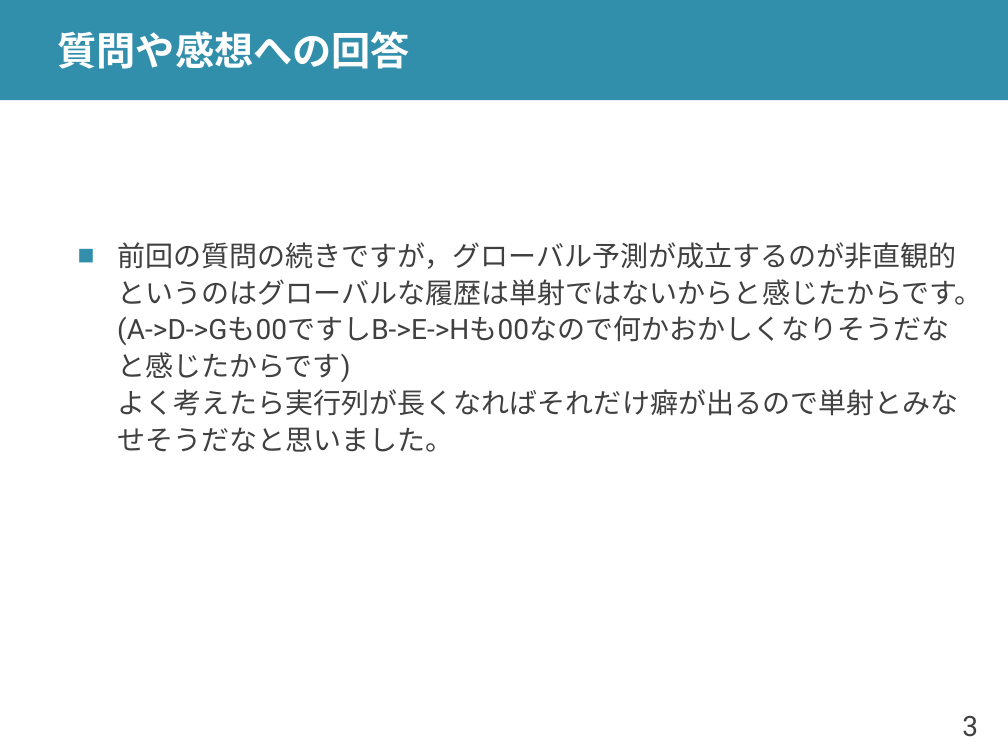
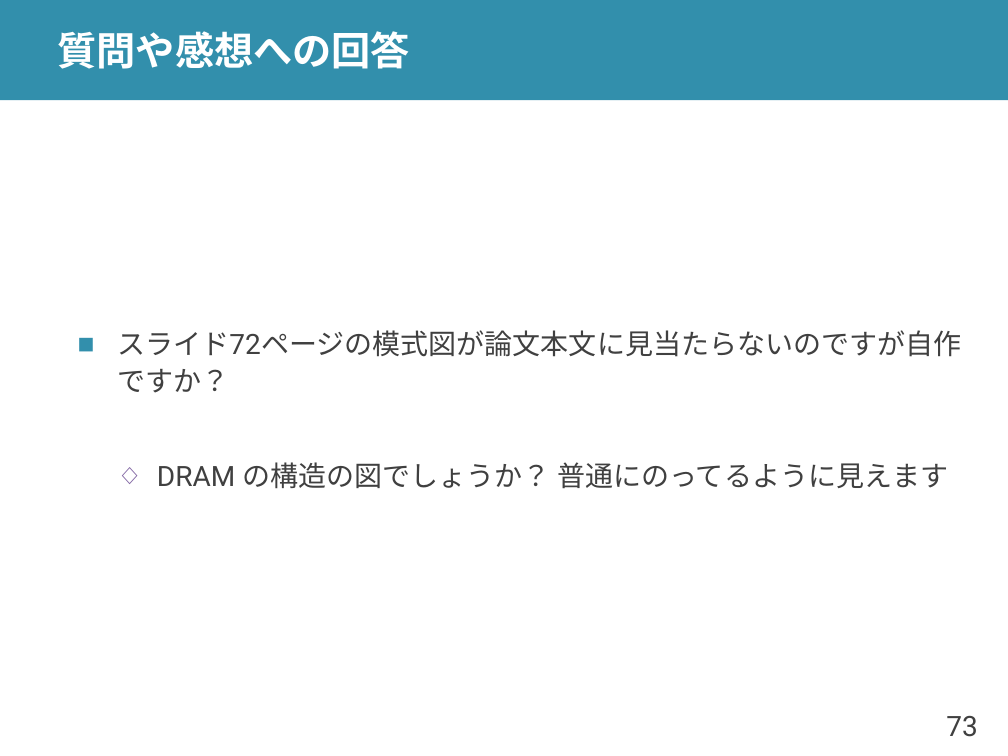
Before and after one commit to shioyadan/advanced-computer-organization, a slide deck: slide 73 of aco-shioya-08.pptx (slide 3 before the commit). Drawn at 1008x756 pixels with LibreOffice and Linux fonts; fonts in the diff are those of the drawing. Boxes give left, top, right and bottom in pixels: in the first picture for what was removed or moved away, otherwise in the second. Text is boxed around its words. In the diff, an @@ line names an element or a change of style, - is before the commit and + after.

```diff
--- a/aco-shioya-08.pptx
+++ b/aco-shioya-08.pptx
@@ text at (x1=117, y1=330, x2=961, y2=489): text changed @@
-■ 前回の質問の続きですが，グローバル予測が成立するのが非直観的というのはグローバルな履歴は単射ではないからと感じたからです。(A->D->Gも00ですしB->E->Hも00なので何かおかしくなりそうだなと感じたからです)
-  よく考えたら実行列が長くなればそれだけ癖が出るので単射とみなせそうだなと思いました。
+■ スライド72ページの模式図が論文本文に見当たらないのですが自作ですか？
+  ◇ DRAM の構造の図でしょうか？ 普通にのってるように見えます
@@ page number at (x1=946, y1=716, x2=977, y2=737): text changed @@
-3
+73
```
Also in this commit, not shown: 10 other slides changed, 5 slides added, 10 slides removed, 1 other file.
